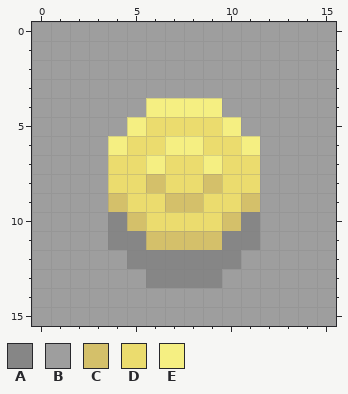
One commit to this pixel-art file: Assets/Art/Icons/Items/Coin Icon.aseprite. This is how it looked before the edit.
16x16 pixels, 1 frame.
Palette (. is transparent): A #868686  B #9e9e9e  C #d4c06a  D #ebdc6e  E #f5ef82
The same view after the edit:
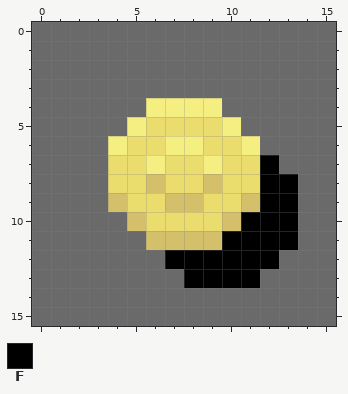
Colours new in this view: F #000000
Difference:
layer "Shadow" removed
colour B: #9e9e9e -> #6a6a6a
Layer "Background":
y 7: x 12 B -> F
y 8..9: x 12..13 BB -> FF
y 10: x 4 A -> B; x 11..13 ABB -> FFF
y 11: x 4..5 AA -> BB; x 10..13 AABB -> FFFF
y 12: x 5..12 AAAAAABB -> BBFFFFFF
y 13: x 6..11 AAAABB -> BBFFFF
Boxes around the changes in both pictures, in picture pixels (x1, y1, x2, y2):
changed: (32, 22, 336, 326)
